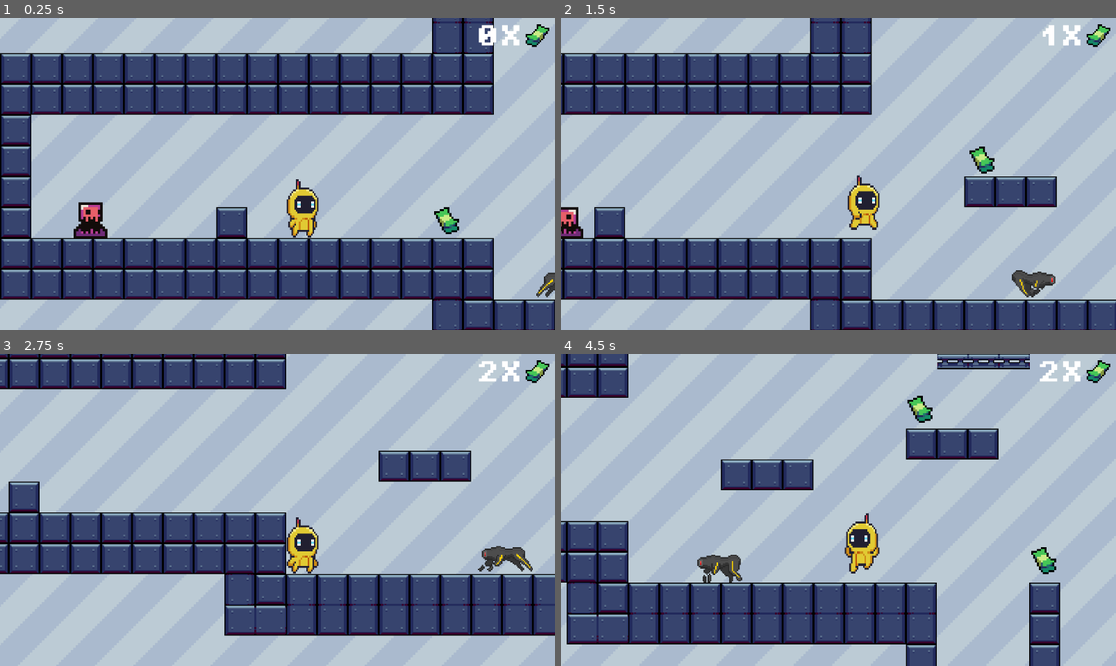
Above: before the commit, frames 1-4 (two rows, left to right).
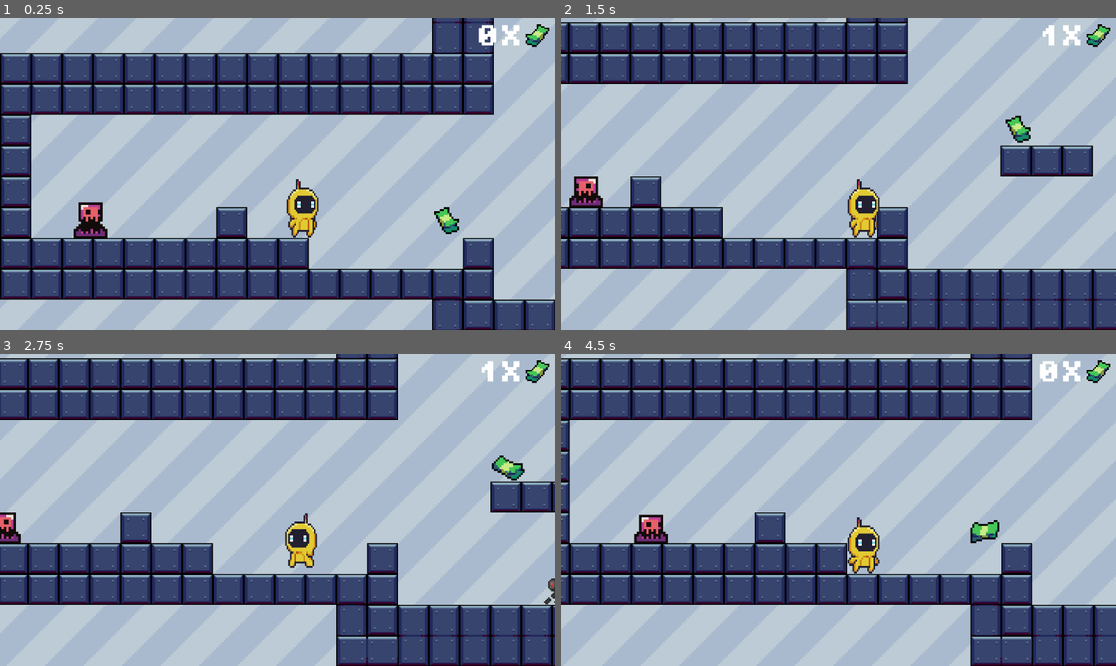
Above: after the commit, the same moments.

Repository: jmisidro/DDJD-PP
Game: Godot game, scene res://scenes/main.tscn
The game is run twice, just before and just after one commit, with the same random seed, the same clock (stepped at 60 frames per second) and the same inputs.
Inputs:
- Up to frame 1 (0.25 s): no input
- Up to frame 2 (1.5 s): hold Right (right) from 0.53 s (still down); tap Space (jump) at 0.77 s
- Up to frame 3 (2.75 s): tap Space (jump) at 1.52 s; release Right (right) at 2.03 s; hold Left (left) from 2.03 s (still down)
- Up to frame 4 (4.5 s): release Left (left) at 2.78 s; hold Right (right) 2.78-4.28 s; tap Space (jump) at 3.02, 3.77 s; hold Left (left) from 4.28 s (still down)

The runs differ from the first frame. In frame 1, 3.0% of the frame differs, in the area x 55-100%, y 70-90%; in frame 2, 37%; in frame 3, 42%; in frame 4, 49%, in the area x 0-100%, y 0-100%.

Commit message:
Change robo dog

Diff:
--- a/artifact-odyssey/scenes/main.tscn
+++ b/artifact-odyssey/scenes/main.tscn
@@ -5,7 +5,6 @@
 [ext_resource type="PackedScene" uid="uid://bfcsp4dv0h0ng" path="res://scenes/main_character.tscn" id="3_125kt"]
 [ext_resource type="Texture2D" uid="uid://butqv88echrd3" path="res://assets/animated_objects/Money.png" id="4_qjovh"]
 [ext_resource type="FontFile" uid="uid://own5eqtnktgd" path="res://PixelOperator8-Bold.ttf" id="5_3ihga"]
-[ext_resource type="PackedScene" uid="uid://6rrmsn2puf2" path="res://scenes/robo_dob.tscn" id="5_a18kk"]
 [ext_resource type="Texture2D" uid="uid://2m03xfqmbtqt" path="res://assets/tilesets/tilesetIndustrial.png" id="6_58qq1"]
 [ext_resource type="Texture2D" uid="uid://byrtcgk6uo58j" path="res://assets/tilesets/Tileset_basic.png" id="7_blpfc"]
 [ext_resource type="Texture2D" uid="uid://bd148fsk76gj1" path="res://assets/objects/Box7.png" id="8_amjld"]
@@ -18,6 +17,7 @@
 [ext_resource type="PackedScene" uid="uid://ck5yn5eb4q3ik" path="res://scenes/moving_platform.tscn" id="15_tbjmr"]
 [ext_resource type="PackedScene" uid="uid://bpalentg7042k" path="res://scenes/killzone.tscn" id="16_5e0s5"]
 [ext_resource type="PackedScene" uid="uid://dome1ejnl53s5" path="res://scenes/slime.tscn" id="18_jmigi"]
+[ext_resource type="PackedScene" uid="uid://ch5cjyndugxdb" path="res://scenes/robo_dog.tscn" id="19_sseh7"]
 
 [sub_resource type="TileSetAtlasSource" id="TileSetAtlasSource_n3cq3"]
 texture = ExtResource("6_58qq1")
@@ -504,15 +504,40 @@
 text = "0X"
 horizontal_alignment = 2
 
-[node name="RoboDob" parent="." instance=ExtResource("5_a18kk")]
-position = Vector2(512, 320)
-collision_layer = 2
+[node name="Monters" type="Label" parent="."]
+offset_right = 40.0
+offset_bottom = 23.0
+
+[node name="robo_dogs" type="Label" parent="Monters"]
+layout_mode = 0
+offset_right = 40.0
+offset_bottom = 23.0
+
+[node name="robo_dog3" parent="Monters/robo_dogs" instance=ExtResource("19_sseh7")]
+position = Vector2(897, -381)
+
+[node name="robo_dog4" parent="Monters/robo_dogs" instance=ExtResource("19_sseh7")]
+position = Vector2(916, 385)
+
+[node name="robo_dog5" parent="Monters/robo_dogs" instance=ExtResource("19_sseh7")]
+position = Vector2(1662, -383)
+
+[node name="slimes" type="Label" parent="Monters"]
+layout_mode = 0
+offset_right = 40.0
+offset_bottom = 23.0
+
+[node name="Slime" parent="Monters/slimes" instance=ExtResource("18_jmigi")]
+position = Vector2(2863, 449)
+
+[node name="Slime2" parent="Monters/slimes" instance=ExtResource("18_jmigi")]
+position = Vector2(-400, 321)
 
 [node name="TileMap" type="TileMap" parent="."]
 scale = Vector2(2, 2)
 tile_set = SubResource("TileSet_wbrdf")
 format = 2
-layer_0/tile_data = PackedInt32Array(393216, 786432, 4, 393217, 786432, 4, 393218, 786432, 4, 393219, 786432, 4, 393220, 786432, 4, 393221, 786432, 4, 327685, 786432, 4, 327680, 786432, 4, 327681, 786432, 4, 327682, 786432, 4, 327683, 786432, 4, 327684, 786432, 4, -65536, 786432, 4, -65535, 786432, 4, -65534, 786432, 4, -65533, 786432, 4, -65532, 786432, 4, -65531, 786432, 4, 5, 786432, 4, 4, 786432, 4, 3, 786432, 4, 2, 786432, 4, 1, 786432, 4, 0, 786432, 4, 6, 786432, 4, 7, 786432, 4, -65530, 786432, 4, -131066, 131072, 14, -65529, 786432, 4, -131065, 131072, 14, 327686, 786432, 4, 327687, 786432, 4, 393222, 786432, 4, …(3385 unchanged characters)…
+layer_0/tile_data = PackedInt32Array(393216, 786432, 4, 393217, 786432, 4, 393218, 786432, 4, 393219, 786432, 4, 393220, 786432, 4, 393221, 786432, 4, 327680, 786432, 4, 327681, 786432, 4, -65536, 786432, 4, -65535, 786432, 4, -65534, 786432, 4, -65533, 786432, 4, -65532, 786432, 4, -65531, 786432, 4, 5, 786432, 4, 4, 786432, 4, 3, 786432, 4, 2, 786432, 4, 1, 786432, 4, 0, 786432, 4, 6, 786432, 4, 7, 786432, 4, -65530, 786432, 4, -131066, 131072, 14, -65529, 786432, 4, -131065, 131072, 14, 327687, 786432, 4, 393222, 786432, 4, …(3385 unchanged characters)…
 
 [node name="MoneyPickUps" type="Label" parent="."]
 offset_right = 40.0
@@ -631,9 +656,3 @@
 [node name="CollisionShape2D" type="CollisionShape2D" parent="Killzone"]
 rotation = 3.14159
 shape = SubResource("WorldBoundaryShape2D_qo240")
-
-[node name="Slime" parent="." instance=ExtResource("18_jmigi")]
-position = Vector2(2863, 449)
-
-[node name="Slime2" parent="." instance=ExtResource("18_jmigi")]
-position = Vector2(-400, 321)
--- a/artifact-odyssey/scenes/robo_dob.gd
+++ /dev/null
@@ -1,77 +0,0 @@
-extends CharacterBody2D
-
-@onready var animated_sprite_2d: AnimatedSprite2D = $AnimatedSprite2D
-@onready var ray_cast_2d: RayCast2D = $RayCast2D
-@onready var patrol_area: Area2D = $PatrolArea
-
-# Constants
-const SPEED = 150.0
-const PATROL_AREA = Vector2(400, 0) # Distance from the starting point to patrol
-const CHASE_SPEED = 250.0
-
-# Variables
-var direction = 1 # 1 = right, -1 = left
-var start_position
-var is_chasing = false
-var player = null
-
-# Called when the node is added to the scene
-func _ready() -> void:
-	start_position = position
-	ray_cast_2d.target_position = Vector2(50, 0)  # Facing right
-	animated_sprite_2d.animation = "walking"
-	animated_sprite_2d.flip_h = true
-
-# Physics update
-func _physics_process(delta: float) -> void:
-	if is_chasing and player:
-		# Calculate distance to player on the X axis
-		var playerRight = player.position - position
-
-		# Move towards the player based on their position
-		if playerRight.x > 0:
-			# Move to the right, but check patrol limits
-			if position.x < start_position.x + PATROL_AREA.x:
-				velocity.x = CHASE_SPEED
-				animated_sprite_2d.flip_h = true
-			else:
-				velocity.x = 0  # Stop if at the patrol limit
-		else:
-			# Move to the left, but check patrol limits
-			if position.x > start_position.x - PATROL_AREA.x:
-				velocity.x = -CHASE_SPEED
-				animated_sprite_2d.flip_h = false
-			else:
-				velocity.x = 0  # Stop if at the patrol limit
-
-	# Patrol between the defined area if not chasing
-	else:
-		velocity.x = direction * SPEED
-
-		# Check if the enemy is within the patrol area limits
-		if position.x >= start_position.x + PATROL_AREA.x:  # Reached the right limit
-			# Change direction to move left
-			direction = -1
-			animated_sprite_2d.flip_h = false
-			ray_cast_2d.target_position = Vector2(-PATROL_AREA.x, 0)  # Pointing Left
-
-		elif position.x <= start_position.x - PATROL_AREA.x:  # Reached the left limit
-			# Change direction to move right
-			direction = 1
-			animated_sprite_2d.flip_h = true
-			ray_cast_2d.target_position = Vector2(PATROL_AREA.x, 0)  # Pointing Right
-
-	move_and_slide()
-
-# Detection logic
-func _on_Area2D_body_entered(body):
-	if body.name == "Player" and ray_cast_2d.is_colliding():
-		is_chasing = true
-		animated_sprite_2d.animation = "running"
-		player = body
-
-func _on_Area2D_body_exited(body):
-	if body.name == "Player":
-		is_chasing = false
-		animated_sprite_2d.animation = "walking"
-		player = null
--- a/artifact-odyssey/scenes/robo_dob.tscn
+++ b/artifact-odyssey/scenes/robo_dob.tscn
@@ -143,7 +143,6 @@
 sprite_frames = SubResource("SpriteFrames_cbl2x")
 animation = &"walking"
 autoplay = "walking"
-frame_progress = 0.0603635
 
 [node name="CollisionShape2D" type="CollisionShape2D" parent="."]
 position = Vector2(53.5, 94)
--- /dev/null
+++ b/artifact-odyssey/scenes/robo_dog.gd
@@ -0,0 +1,38 @@
+extends Node2D
+
+const SPEED = 120
+var direction = -1
+var speed_multipler = 1
+
+@onready var ray_cast_right = $RayCastRight
+@onready var ray_cast_left = $RayCastLeft
+@onready var animated_sprite = $AnimatedSprite2D
+@onready var ray_cast_right_bottom = $RayCastRightBottom
+@onready var ray_cast_left_bottom = $RayCastLeftBottom
+@onready var ray_cast_player_l = $RayCastLeftPlayer
+@onready var ray_cast_player_r = $RayCastRightPlayer
+
+# Called every frame. 'delta' is the elapsed time since the previous frame.
+func _process(delta):
+
+	if (ray_cast_player_r.is_colliding() && direction == 1):
+		animated_sprite.animation = "running"
+		speed_multipler = 4
+
+	if (ray_cast_player_l.is_colliding() && direction == -1):
+		animated_sprite.animation = "running"
+		speed_multipler = 4
+
+	if (ray_cast_right.is_colliding() || !ray_cast_right_bottom.is_colliding()):
+		direction = -1
+		speed_multipler = 1
+		animated_sprite.animation = "walking"
+		animated_sprite.flip_h = false
+
+	if (ray_cast_left.is_colliding() || !ray_cast_left_bottom.is_colliding()):
+		direction = 1
+		speed_multipler = 1
+		animated_sprite.animation = "walking"
+		animated_sprite.flip_h = true
+
+	position.x += direction * SPEED * delta * speed_multipler
--- /dev/null
+++ b/artifact-odyssey/scenes/robo_dog.tscn
@@ -0,0 +1,164 @@
+[gd_scene load_steps=18 format=3 uid="uid://ch5cjyndugxdb"]
+
+[ext_resource type="Script" path="res://scenes/robo_dog.gd" id="1_0a1w1"]
+[ext_resource type="Texture2D" uid="uid://csrujaccwyljg" path="res://assets/enemies/robodob/idle.png" id="1_uipac"]
+[ext_resource type="Texture2D" uid="uid://co65t2tj2u4vr" path="res://assets/enemies/robodob/running.png" id="2_0njjx"]
+[ext_resource type="PackedScene" uid="uid://bpalentg7042k" path="res://scenes/killzone.tscn" id="3_w0mx5"]
+
+[sub_resource type="AtlasTexture" id="AtlasTexture_n53fk"]
+atlas = ExtResource("1_uipac")
+region = Rect2(4, 24, 39, 29)
+
+[sub_resource type="AtlasTexture" id="AtlasTexture_mydtm"]
+atlas = ExtResource("1_uipac")
+region = Rect2(68, 24, 39, 29)
+
+[sub_resource type="AtlasTexture" id="AtlasTexture_xy4du"]
+atlas = ExtResource("1_uipac")
+region = Rect2(132, 24, 39, 29)
+
+[sub_resource type="AtlasTexture" id="AtlasTexture_wmu1n"]
+atlas = ExtResource("1_uipac")
+region = Rect2(4, 86, 39, 29)
+
+[sub_resource type="AtlasTexture" id="AtlasTexture_m43ci"]
+atlas = ExtResource("1_uipac")
+region = Rect2(68, 86, 39, 29)
+
+[sub_resource type="AtlasTexture" id="AtlasTexture_1n8r4"]
+atlas = ExtResource("1_uipac")
+region = Rect2(132, 86, 39, 29)
+
+[sub_resource type="AtlasTexture" id="AtlasTexture_tr4hq"]
+atlas = ExtResource("1_uipac")
+region = Rect2(4, 148, 39, 29)
+
+[sub_resource type="AtlasTexture" id="AtlasTexture_nsrem"]
+atlas = ExtResource("2_0njjx")
+region = Rect2(5, 23, 43, 25)
+
+[sub_resource type="AtlasTexture" id="AtlasTexture_ajn7w"]
+atlas = ExtResource("2_0njjx")
+region = Rect2(66, 23, 43, 25)
+
+[sub_resource type="AtlasTexture" id="AtlasTexture_glno0"]
+atlas = ExtResource("2_0njjx")
+region = Rect2(5, 89, 43, 25)
+
+[sub_resource type="AtlasTexture" id="AtlasTexture_d5i3k"]
+atlas = ExtResource("2_0njjx")
+region = Rect2(66, 89, 43, 25)
+
+[sub_resource type="SpriteFrames" id="SpriteFrames_csmhe"]
+animations = [{
+"frames": [{
+"duration": 1.0,
+"texture": SubResource("AtlasTexture_n53fk")
+}, {
+"duration": 1.0,
+"texture": SubResource("AtlasTexture_mydtm")
+}, {
+"duration": 1.0,
+"texture": SubResource("AtlasTexture_xy4du")
+}, {
+"duration": 1.0,
+"texture": SubResource("AtlasTexture_wmu1n")
+}, {
+"duration": 1.0,
+"texture": SubResource("AtlasTexture_m43ci")
+}, {
+"duration": 1.0,
+"texture": SubResource("AtlasTexture_1n8r4")
+}, {
+"duration": 1.0,
+"texture": SubResource("AtlasTexture_tr4hq")
+}],
+"loop": true,
+"name": &"idle",
+"speed": 10.0
+}, {
+"frames": [{
+"duration": 1.0,
+"texture": SubResource("AtlasTexture_nsrem")
+}, {
+"duration": 1.0,
+"texture": SubResource("AtlasTexture_ajn7w")
+}, {
+"duration": 1.0,
+"texture": SubResource("AtlasTexture_glno0")
+}, {
+"duration": 1.0,
+"texture": SubResource("AtlasTexture_d5i3k")
+}],
+"loop": true,
+"name": &"running",
+"speed": 10.0
+}, {
+"frames": [{
+"duration": 1.0,
+"texture": SubResource("AtlasTexture_nsrem")
+}, {
+"duration": 1.0,
+"texture": SubResource("AtlasTexture_ajn7w")
+}, {
+"duration": 1.0,
+"texture": SubResource("AtlasTexture_glno0")
+}, {
+"duration": 1.0,
+"texture": SubResource("AtlasTexture_d5i3k")
+}],
+"loop": true,
+"name": &"walking",
+"speed": 5.0
+}]
+
+[sub_resource type="RectangleShape2D" id="RectangleShape2D_hejg0"]
+size = Vector2(42.6667, 21)
+
+[node name="robo_dog" type="Node2D"]
+scale = Vector2(3, 3)
+script = ExtResource("1_0a1w1")
+
+[node name="AnimatedSprite2D" type="AnimatedSprite2D" parent="."]
+position = Vector2(21.6667, 10.3333)
+sprite_frames = SubResource("SpriteFrames_csmhe")
+animation = &"idle"
+autoplay = "walking"
+frame_progress = 0.578617
+
+[node name="Killzone" parent="." instance=ExtResource("3_w0mx5")]
+
+[node name="CollisionShape2D" type="CollisionShape2D" parent="Killzone"]
+position = Vector2(21.3333, 10.5)
+shape = SubResource("RectangleShape2D_hejg0")
+
+[node name="RayCastLeft" type="RayCast2D" parent="."]
+position = Vector2(17, 10.5)
+target_position = Vector2(-17, 9.53674e-07)
+
+[node name="RayCastRight" type="RayCast2D" parent="."]
+position = Vector2(17, 10.5)
+target_position = Vector2(26, 0.166667)
+
+[node name="RayCastLeftPlayer" type="RayCast2D" parent="."]
+position = Vector2(17, 10.5)
+scale = Vector2(12, 100)
+target_position = Vector2(-17, 9.53674e-07)
+collision_mask = 2
+hit_from_inside = true
+
+[node name="RayCastRightPlayer" type="RayCast2D" parent="."]
+position = Vector2(17, 10.5)
+scale = Vector2(12, 100)
+target_position = Vector2(17, 0)
+collision_mask = 2
+
+[node name="RayCastRightBottom" type="RayCast2D" parent="."]
+position = Vector2(41, 8.5)
+scale = Vector2(1, 2)
+target_position = Vector2(0, 14)
+
+[node name="RayCastLeftBottom" type="RayCast2D" parent="."]
+position = Vector2(2, 8.5)
+scale = Vector2(1, 2)
+target_position = Vector2(0, 14)
--- a/artifact-odyssey/scenes/slime.tscn
+++ b/artifact-odyssey/scenes/slime.tscn
@@ -57,7 +57,6 @@
 
 [node name="CollisionShape2D" type="CollisionShape2D" parent="Killzone"]
 position = Vector2(-4.76837e-07, -6.5)
-scale = Vector2(1, 1)
 shape = SubResource("RectangleShape2D_1vbpe")
 
 [node name="RayCastRight" type="RayCast2D" parent="."]
@@ -66,7 +65,6 @@
 
 [node name="RayCastLeft" type="RayCast2D" parent="."]
 position = Vector2(0, -6.6)
-scale = Vector2(1, 1)
 target_position = Vector2(-6.5, 0)
 
 [node name="RayCastPlayerRight" type="RayCast2D" parent="."]
